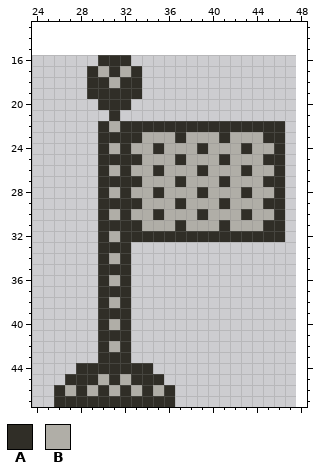
Edited in one commit: pixel-art sprite (source/images/check-point.png). The first picture shows the starting point.
The file is 32x32 pixels. Shown: x 24..48, y 13..47. The old version is drawn lined up with the new one, on the new canvas.
Palette (. is transparent): A #302e27  B #b0aea7
Pixels before, first column x 26:
16 ....AAA..............
17 ...ABABA.............
18 ...AABAA.............
19 ...AAAAA.............
20 ....AAA..............
21 .....A...............
22 ....ABAAAAAAAAAAAAAAA
23 ....AAAABBBABBBABBBAA
24 ....ABABBABBBABBBABBA
25 ....AAAABBBABBBABBBAA
26 ....ABABBABBBABBBABBA
27 ....AAAABBBABBBABBBAA
28 ....ABABBABBBABBBABBA
29 ....AAAABBBABBBABBBAA
30 ....ABABBABBBABBBABBA
31 ....AAAABBBABBBABBBAA
32 ....ABAAAAAAAAAAAAAAA
33 ....AAA..............
34 ....ABA..............
35 ....AAA..............
36 ....ABA..............
37 ....AAA..............
38 ....ABA..............
39 ....AAA..............
40 ....ABA..............
41 ....AAA..............
42 ....ABA..............
43 ....AAA..............
44 ..AAAAAAA............
45 .AAABABAAA...........
46 ABABABABABA..........
47 AAAAAAAAAAA..........
Now the later version:
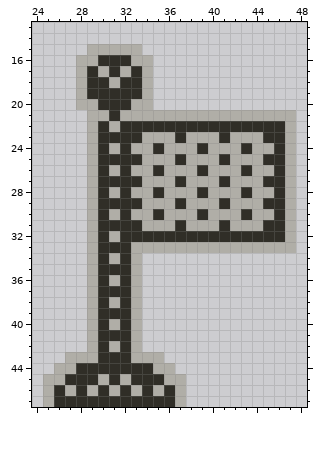
The edit:
canvas 32x32 -> 64x48, the old top-left corner now at 16,16
y 15: x 29..33 ..... -> BBBBB
y 16: x 28..29 .. -> BB; x 33..34 .. -> BB
y 17..19: x 28 . -> B; x 34 . -> B
y 20: x 28..29 .. -> BB; x 33..34 .. -> BB
y 21: x 29..30 .. -> BB; x 32..47 ................ -> BBBBBBBBBBBBBBBB
y 22..32: x 29 . -> B; x 47 . -> B
y 33: x 29 . -> B; x 33..47 ............... -> BBBBBBBBBBBBBBB
y 34..42: x 29 . -> B; x 33 . -> B
y 43: x 27..29 ... -> BBB; x 33..35 ... -> BBB
y 44: x 26..27 .. -> BB; x 35..36 .. -> BB
y 45: x 25..26 .. -> BB; x 36..37 .. -> BB
y 46..47: x 25 . -> B; x 37 . -> B
